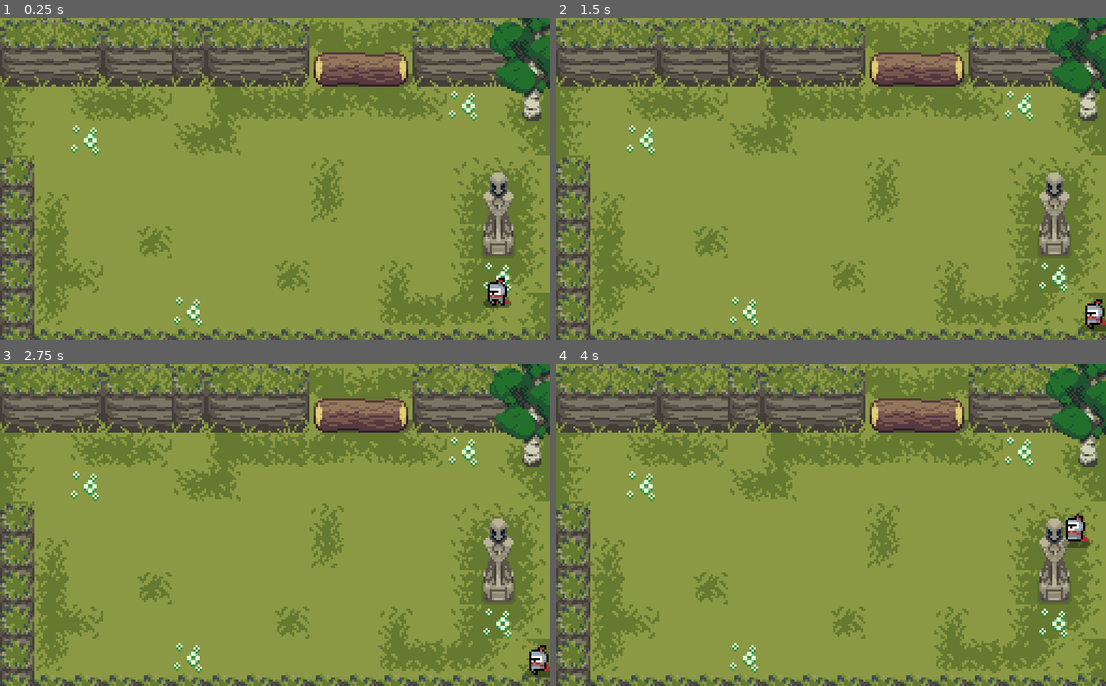
Above: before the commit, frames 1-4 (two rows, left to right).
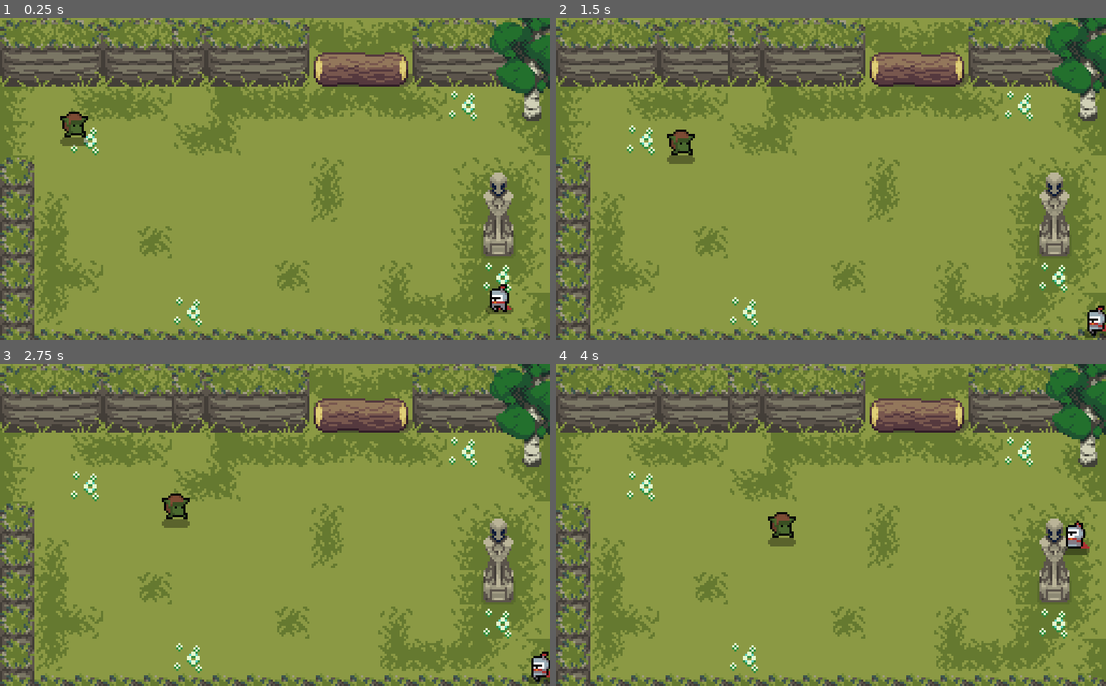
Above: after the commit, the same moments.

Repository: TilokSaha/metroidvania-2023
Game: Godot game, scene res://scenes/main/Map.tscn
Two runs of this game, one before a commit and one after it. Both use one fixed random seed, a clock stepped at 60 frames per second and the inputs below.
Inputs (mouse positions are in pixels of both pictures, inside the frame that each line leads up to):
- Up to frame 1 (0.25 s): no input
- Up to frame 2 (1.5 s): move the mouse to (952, 162) at 0.52 s; hold Right (ui_right) 0.53-1.28 s; move the mouse to (721, 195) at 1.27 s; hold Down (ui_down) from 1.28 s (still down)
- Up to frame 3 (2.75 s): move the mouse to (330, 454) at 2.02 s; release Down (ui_down) at 2.03 s; hold Right (ui_right) from 2.03 s (still down)
- Up to frame 4 (4 s): move the mouse to (803, 589) at 2.77 s; release Right (ui_right) at 2.78 s; hold Up (ui_up) 2.78-3.53 s; move the mouse to (996, 573) at 3.52 s; hold Left (ui_left) from 3.53 s (still down)

The runs differ from the first frame. In frame 1, 0.8% of the frame differs, in the area x 10-94%, y 29-92%; in frame 2, 0.8%; in frame 3, 0.8%; in frame 4, 0.9%, in the area x 38-98%, y 46-60%.

Commit message:
bugfixes for pathfinding

Diff:
--- a/entities/enemies/Enemy.tscn
+++ b/entities/enemies/Enemy.tscn
@@ -1,73 +1,10 @@
-[gd_scene load_steps=19 format=2]
+[gd_scene load_steps=4 format=2]
 
 [ext_resource path="res://entities/enemies/Enemy.gd" type="Script" id=1]
 [ext_resource path="res://entities/player/Character.tscn" type="PackedScene" id=2]
-[ext_resource path="res://entities/enemies/goblin_idle_spritesheet.png" type="Texture" id=3]
-[ext_resource path="res://entities/enemies/goblin_run_spritesheet.png" type="Texture" id=6]
 
 [sub_resource type="RectangleShape2D" id=1]
 extents = Vector2( 6.5, 6.5 )
-
-[sub_resource type="AtlasTexture" id=2]
-atlas = ExtResource( 3 )
-region = Rect2( 0, 0, 16, 16 )
-
-[sub_resource type="AtlasTexture" id=3]
-atlas = ExtResource( 3 )
-region = Rect2( 16, 0, 16, 16 )
-
-[sub_resource type="AtlasTexture" id=4]
-atlas = ExtResource( 3 )
-region = Rect2( 32, 0, 16, 16 )
-
-[sub_resource type="AtlasTexture" id=5]
-atlas = ExtResource( 3 )
-region = Rect2( 48, 0, 16, 16 )
-
-[sub_resource type="AtlasTexture" id=6]
-atlas = ExtResource( 3 )
-region = Rect2( 64, 0, 16, 16 )
-
-[sub_resource type="AtlasTexture" id=7]
-atlas = ExtResource( 3 )
-region = Rect2( 80, 0, 16, 16 )
-
-[sub_resource type="AtlasTexture" id=8]
-atlas = ExtResource( 6 )
-region = Rect2( 0, 0, 16, 16 )
-
-[sub_resource type="AtlasTexture" id=9]
-atlas = ExtResource( 6 )
-region = Rect2( 16, 0, 16, 16 )
-
-[sub_resource type="AtlasTexture" id=10]
-atlas = ExtResource( 6 )
-region = Rect2( 32, 0, 16, 16 )
-
-[sub_resource type="AtlasTexture" id=11]
-atlas = ExtResource( 6 )
-region = Rect2( 48, 0, 16, 16 )
-
-[sub_resource type="AtlasTexture" id=12]
-atlas = ExtResource( 6 )
-region = Rect2( 64, 0, 16, 16 )
-
-[sub_resource type="AtlasTexture" id=13]
-atlas = ExtResource( 6 )
-region = Rect2( 80, 0, 16, 16 )
-
-[sub_resource type="SpriteFrames" id=14]
-animations = [ {
-"frames": [ SubResource( 2 ), SubResource( 3 ), SubResource( 4 ), SubResource( 5 ), SubResource( 6 ), SubResource( 7 ) ],
-"loop": true,
-"name": "Idle",
-"speed": 5.0
-}, {
-"frames": [ SubResource( 8 ), SubResource( 9 ), SubResource( 10 ), SubResource( 11 ), SubResource( 12 ), SubResource( 13 ) ],
-"loop": true,
-"name": "Run",
-"speed": 5.0
-} ]
 
 [node name="Enemy" instance=ExtResource( 2 )]
 script = ExtResource( 1 )
@@ -76,8 +13,4 @@
 position = Vector2( 0.5, -0.5 )
 shape = SubResource( 1 )
 
-[node name="NavigationAgent2D" type="NavigationAgent2D" parent="." index="4"]
-
-[node name="AnimatedSprite" type="AnimatedSprite" parent="." index="5"]
-frames = SubResource( 14 )
-animation = "Idle"
+[node name="NavigationAgent2D" type="NavigationAgent2D" parent="." index="5"]
--- /dev/null
+++ b/entities/enemies/Goblin.gd
@@ -0,0 +1 @@
+extends Enemy
--- /dev/null
+++ b/entities/enemies/Goblin.tscn
@@ -0,0 +1,52 @@
+[gd_scene load_steps=12 format=2]
+
+[ext_resource path="res://entities/enemies/Enemy.tscn" type="PackedScene" id=1]
+[ext_resource path="res://entities/enemies/Goblin.gd" type="Script" id=2]
+[ext_resource path="res://entities/enemies/goblin_run_spritesheet.png" type="Texture" id=3]
+
+[sub_resource type="AtlasTexture" id=1]
+atlas = ExtResource( 3 )
+region = Rect2( 0, 0, 16, 16 )
+
+[sub_resource type="AtlasTexture" id=2]
+atlas = ExtResource( 3 )
+region = Rect2( 16, 0, 16, 16 )
+
+[sub_resource type="AtlasTexture" id=3]
+atlas = ExtResource( 3 )
+region = Rect2( 32, 0, 16, 16 )
+
+[sub_resource type="AtlasTexture" id=4]
+atlas = ExtResource( 3 )
+region = Rect2( 48, 0, 16, 16 )
+
+[sub_resource type="AtlasTexture" id=5]
+atlas = ExtResource( 3 )
+region = Rect2( 64, 0, 16, 16 )
+
+[sub_resource type="AtlasTexture" id=6]
+atlas = ExtResource( 3 )
+region = Rect2( 80, 0, 16, 16 )
+
+[sub_resource type="SpriteFrames" id=7]
+animations = [ {
+"frames": [ SubResource( 1 ), SubResource( 2 ), SubResource( 3 ), SubResource( 4 ), SubResource( 5 ), SubResource( 6 ) ],
+"loop": true,
+"name": "Run",
+"speed": 5.0
+} ]
+
+[sub_resource type="RectangleShape2D" id=8]
+extents = Vector2( 4.5, 5 )
+
+[node name="Goblin" instance=ExtResource( 1 )]
+script = ExtResource( 2 )
+
+[node name="AnimatedSprite" parent="." index="3"]
+frames = SubResource( 7 )
+animation = "Run"
+playing = true
+
+[node name="CollisionShape2D" parent="." index="5"]
+position = Vector2( 0.5, -1 )
+shape = SubResource( 8 )
--- a/entities/player/Character.tscn
+++ b/entities/player/Character.tscn
@@ -18,3 +18,5 @@
 script = ExtResource( 1 )
 
 [node name="AnimationPlayer" type="AnimationPlayer" parent="."]
+
+[node name="AnimatedSprite" type="AnimatedSprite" parent="."]
--- a/entities/player/Player.tscn
+++ b/entities/player/Player.tscn
@@ -12,67 +12,6 @@
 
 [sub_resource type="RectangleShape2D" id=1]
 extents = Vector2( 3.5, 5 )
-
-[sub_resource type="AtlasTexture" id=4]
-atlas = ExtResource( 6 )
-region = Rect2( 0, 0, 16, 16 )
-
-[sub_resource type="AtlasTexture" id=5]
-atlas = ExtResource( 6 )
-region = Rect2( 16, 0, 16, 16 )
-
-[sub_resource type="AtlasTexture" id=6]
-atlas = ExtResource( 6 )
-region = Rect2( 32, 0, 16, 16 )
-
-[sub_resource type="AtlasTexture" id=7]
-atlas = ExtResource( 6 )
-region = Rect2( 48, 0, 16, 16 )
-
-[sub_resource type="AtlasTexture" id=8]
-atlas = ExtResource( 6 )
-region = Rect2( 64, 0, 16, 16 )
-
-[sub_resource type="AtlasTexture" id=9]
-atlas = ExtResource( 6 )
-region = Rect2( 80, 0, 16, 16 )
-
-[sub_resource type="AtlasTexture" id=10]
-atlas = ExtResource( 7 )
-region = Rect2( 0, 0, 16, 16 )
-
-[sub_resource type="AtlasTexture" id=11]
-atlas = ExtResource( 7 )
-region = Rect2( 16, 0, 16, 16 )
-
-[sub_resource type="AtlasTexture" id=12]
-atlas = ExtResource( 7 )
-region = Rect2( 32, 0, 16, 16 )
-
-[sub_resource type="AtlasTexture" id=13]
-atlas = ExtResource( 7 )
-region = Rect2( 48, 0, 16, 16 )
-
-[sub_resource type="AtlasTexture" id=14]
-atlas = ExtResource( 7 )
-region = Rect2( 64, 0, 16, 16 )
-
-[sub_resource type="AtlasTexture" id=15]
-atlas = ExtResource( 7 )
-region = Rect2( 80, 0, 16, 16 )
-
-[sub_resource type="SpriteFrames" id=3]
-animations = [ {
-"frames": [ SubResource( 4 ), SubResource( 5 ), SubResource( 6 ), SubResource( 7 ), SubResource( 8 ), SubResource( 9 ) ],
-"loop": true,
-"name": "Idle",
-"speed": 8.0
-}, {
-"frames": [ SubResource( 10 ), SubResource( 11 ), SubResource( 12 ), SubResource( 13 ), SubResource( 14 ), SubResource( 15 ) ],
-"loop": true,
-"name": "Run",
-"speed": 8.0
-} ]
 
 [sub_resource type="Animation" id=2]
 resource_name = "Idle"
@@ -147,6 +86,67 @@
 "values": [ 0, 1, 2, 3, 4, 5 ]
 }
 
+[sub_resource type="AtlasTexture" id=19]
+atlas = ExtResource( 6 )
+region = Rect2( 0, 0, 16, 16 )
+
+[sub_resource type="AtlasTexture" id=20]
+atlas = ExtResource( 6 )
+region = Rect2( 16, 0, 16, 16 )
+
+[sub_resource type="AtlasTexture" id=21]
+atlas = ExtResource( 6 )
+region = Rect2( 32, 0, 16, 16 )
+
+[sub_resource type="AtlasTexture" id=22]
+atlas = ExtResource( 6 )
+region = Rect2( 48, 0, 16, 16 )
+
+[sub_resource type="AtlasTexture" id=23]
+atlas = ExtResource( 6 )
+region = Rect2( 64, 0, 16, 16 )
+
+[sub_resource type="AtlasTexture" id=24]
+atlas = ExtResource( 6 )
+region = Rect2( 80, 0, 16, 16 )
+
+[sub_resource type="AtlasTexture" id=25]
+atlas = ExtResource( 7 )
+region = Rect2( 0, 0, 16, 16 )
+
+[sub_resource type="AtlasTexture" id=26]
+atlas = ExtResource( 7 )
+region = Rect2( 16, 0, 16, 16 )
+
+[sub_resource type="AtlasTexture" id=27]
+atlas = ExtResource( 7 )
+region = Rect2( 32, 0, 16, 16 )
+
+[sub_resource type="AtlasTexture" id=28]
+atlas = ExtResource( 7 )
+region = Rect2( 48, 0, 16, 16 )
+
+[sub_resource type="AtlasTexture" id=29]
+atlas = ExtResource( 7 )
+region = Rect2( 64, 0, 16, 16 )
+
+[sub_resource type="AtlasTexture" id=30]
+atlas = ExtResource( 7 )
+region = Rect2( 80, 0, 16, 16 )
+
+[sub_resource type="SpriteFrames" id=18]
+animations = [ {
+"frames": [ SubResource( 19 ), SubResource( 20 ), SubResource( 21 ), SubResource( 22 ), SubResource( 23 ), SubResource( 24 ) ],
+"loop": true,
+"name": "Idle",
+"speed": 5.0
+}, {
+"frames": [ SubResource( 25 ), SubResource( 26 ), SubResource( 27 ), SubResource( 28 ), SubResource( 29 ), SubResource( 30 ) ],
+"loop": true,
+"name": "Run",
+"speed": 5.0
+} ]
+
 [node name="Player" instance=ExtResource( 1 )]
 script = ExtResource( 2 )
 physics = ExtResource( 3 )
@@ -169,13 +169,12 @@
 script = ExtResource( 9 )
 state_name = "Run"
 
-[node name="AnimatedSprite" type="AnimatedSprite" parent="." index="3"]
-frames = SubResource( 3 )
-animation = "Idle"
-frame = 1
-offset = Vector2( -1, -3 )
-
-[node name="AnimationPlayer" parent="." index="4"]
+[node name="AnimationPlayer" parent="." index="3"]
 anims/Idle = SubResource( 2 )
 anims/RESET = SubResource( 16 )
 anims/Run = SubResource( 17 )
+
+[node name="AnimatedSprite" parent="." index="4"]
+frames = SubResource( 18 )
+animation = "Run"
+frame = 1
--- /dev/null
+++ b/resources/tres/GoblinHealth.tres
@@ -0,0 +1,7 @@
+[gd_resource type="Resource" load_steps=2 format=2]
+
+[ext_resource path="res://resources/scripts/Health.gd" type="Script" id=1]
+
+[resource]
+script = ExtResource( 1 )
+max_health = 3
--- /dev/null
+++ b/resources/tres/GoblinPhysics.tres
@@ -0,0 +1,9 @@
+[gd_resource type="Resource" load_steps=2 format=2]
+
+[ext_resource path="res://resources/scripts/Physics.gd" type="Script" id=1]
+
+[resource]
+script = ExtResource( 1 )
+max_speed = 20.0
+accelaration = 10.0
+coefficient_of_friction = 0.4
--- a/scenes/main/Map.tscn
+++ b/scenes/main/Map.tscn
@@ -1,7 +1,10 @@
-[gd_scene load_steps=3 format=2]
+[gd_scene load_steps=6 format=2]
 
 [ext_resource path="res://scenes/overworld/ForestStartingArea.tscn" type="PackedScene" id=1]
 [ext_resource path="res://entities/player/Player.tscn" type="PackedScene" id=2]
+[ext_resource path="res://entities/enemies/Goblin.tscn" type="PackedScene" id=3]
+[ext_resource path="res://resources/tres/GoblinHealth.tres" type="Resource" id=4]
+[ext_resource path="res://resources/tres/GoblinPhysics.tres" type="Resource" id=5]
 
 [node name="Map" type="Node2D"]
 
@@ -9,3 +12,8 @@
 
 [node name="Player" parent="." instance=ExtResource( 2 )]
 position = Vector2( 233, 130 )
+
+[node name="Goblin" parent="." instance=ExtResource( 3 )]
+position = Vector2( 30, 50 )
+physics = ExtResource( 5 )
+health = ExtResource( 4 )
--- a/scenes/overworld/ForestStartingArea.tscn
+++ b/scenes/overworld/ForestStartingArea.tscn
@@ -75,7 +75,7 @@
 1/z_index = 0
 
 [sub_resource type="ConvexPolygonShape2D" id=6]
-points = PoolVector2Array( 0.046936, 7.58418, 15.6755, 8.14233, 16, 48, 0, 48 )
+points = PoolVector2Array( 0.982376, 8.09479, 14.8718, 8.09479, 14.5488, 45.8871, 1.30538, 46.2101 )
 
 [sub_resource type="ConvexPolygonShape2D" id=8]
 points = PoolVector2Array( 0, 0, 48, 0, 48, 16, 0, 16 )
@@ -163,19 +163,19 @@
 3/z_index = 0
 
 [sub_resource type="NavigationPolygon" id=10]
-vertices = PoolVector2Array( 219, 33, 222, 143, 17, 144, 18, 35, 220, 33 )
-polygons = [ PoolIntArray( 0, 1, 2, 3 ), PoolIntArray( 3, 4, 0 ) ]
-outlines = [ PoolVector2Array( 18, 35, 17, 144, 222, 143, 219, 33, 220, 33 ) ]
+vertices = PoolVector2Array( 217, 110, 221, 119, 222, 143, 17, 144, 18, 35, 216, 71, 220, 33, 219.947, 67.7378, 219, 33 )
+polygons = [ PoolIntArray( 0, 1, 2, 3, 4 ), PoolIntArray( 5, 0, 4 ), PoolIntArray( 5, 4, 6, 7 ), PoolIntArray( 7, 6, 8 ) ]
+outlines = [ PoolVector2Array( 18, 35, 17, 144, 222, 143, 221, 119, 217, 110, 216, 71, 219.947, 67.7378, 219, 33, 220, 33 ) ]
 
 [sub_resource type="NavigationPolygon" id=11]
-vertices = PoolVector2Array( 221, 72, 220, 34, 236, 34, 238, 52, 254, 72, 254, 52 )
-polygons = [ PoolIntArray( 0, 1, 2, 3 ), PoolIntArray( 4, 0, 3, 5 ) ]
-outlines = [ PoolVector2Array( 220, 34, 221, 72, 254, 72, 254, 52, 238, 52, 236, 34 ) ]
+vertices = PoolVector2Array( 254, 52, 255, 68, 221, 68, 238, 52, 220, 34, 236, 34 )
+polygons = [ PoolIntArray( 0, 1, 2, 3 ), PoolIntArray( 3, 2, 4, 5 ) ]
+outlines = [ PoolVector2Array( 220, 34, 221, 68, 255, 68, 254, 52, 238, 52, 236, 34 ) ]
 
 [sub_resource type="NavigationPolygon" id=12]
-vertices = PoolVector2Array( 243, 113, 241, 74, 254, 74, 254, 142, 223, 142, 222, 114 )
+vertices = PoolVector2Array( 245, 116, 244, 68, 254, 68, 254, 142, 221, 141, 220, 118 )
 polygons = [ PoolIntArray( 0, 1, 2, 3 ), PoolIntArray( 0, 3, 4, 5 ) ]
-outlines = [ PoolVector2Array( 222, 114, 223, 142, 254, 142, 254, 74, 241, 74, 243, 113 ) ]
+outlines = [ PoolVector2Array( 220, 118, 221, 141, 254, 142, 254, 68, 244, 68, 245, 116 ) ]
 
 [node name="ForestStartingArea" type="Node2D"]
 
@@ -215,4 +215,5 @@
 navpoly = SubResource( 11 )
 
 [node name="NavigationPolygonInstance3" type="NavigationPolygonInstance" parent="NavigationArea"]
+position = Vector2( 1, 1 )
 navpoly = SubResource( 12 )
